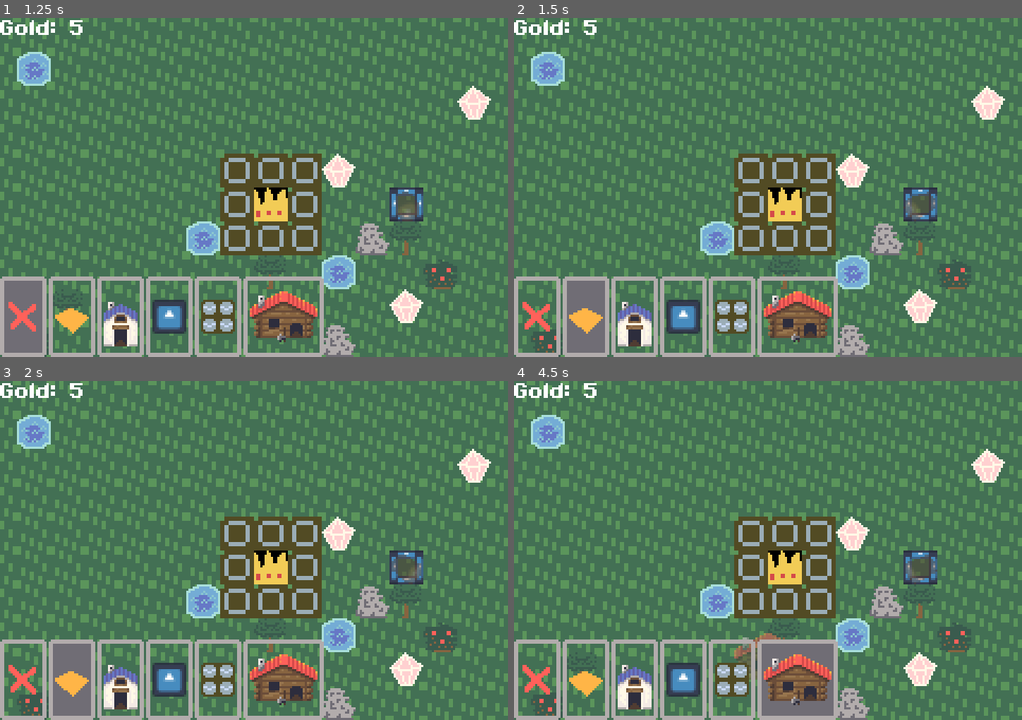
Above: before the commit, frames 1-4 (two rows, left to right).
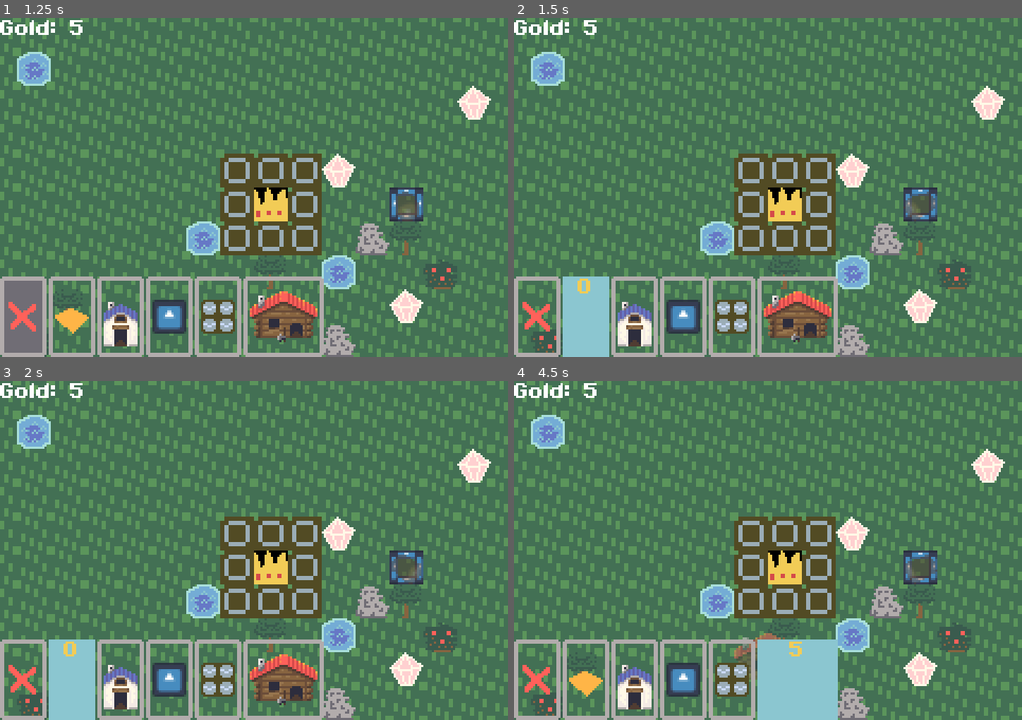
Above: after the commit, the same moments.

Repository: comfy-gamedev/ludum-dare-60
Game: Godot game, scene res://scenes/main/main.tscn
The game is run twice, just before and just after one commit, with the same random seed, the same clock (stepped at 60 frames per second) and the same inputs. The engine's default icon, where the game draws it, is replaced by a stand-in: a white triangle on a blue panel in a dark square.
Inputs (mouse positions are in pixels of both pictures, inside the frame that each line leads up to):
- Up to frame 1 (1.25 s): click (25, 316) at 0.52 s
- Up to frame 2 (1.5 s): click (585, 316) at 1.27 s
- Up to frame 3 (2 s): no input
- Up to frame 4 (4.5 s): click (635, 679) at 2.02 s; click (681, 679) at 2.77 s; click (732, 679) at 3.52 s; click (798, 679) at 4.27 s

Frame 1 is identical in both runs. In frame 2, 2.2% of the frame differs, in the area x 9-19%, y 76-100%; in frame 3, 2.2%; in frame 4, 3.8%, in the area x 47-64%, y 76-100%.

Commit message:
hotbar prices

Diff:
--- a/item_sprite.gd
+++ b/item_sprite.gd
@@ -6,7 +6,7 @@
 
 @onready var mesh: MeshInstance3D = $SubViewport/Mesh
 
-var item: Item: set = set_item
+@export var item: Item: set = set_item
 
 var _t: float = 0.0
 
--- /dev/null
+++ b/scenes/hotbar_prices.gd
@@ -0,0 +1,10 @@
+extends Panel
+@export
+var info: ConstructionInfo
+@onready var rich_text_label: RichTextLabel = $RichTextLabel
+
+@onready var item_sprite: ItemSprite = $ItemSprite
+
+func _ready() -> void:
+	rich_text_label.text = str(info.gold_cost)
+	item_sprite.item = info.item_req
--- /dev/null
+++ b/scenes/hotbar_prices.tscn
@@ -0,0 +1,40 @@
+[gd_scene format=3 uid="uid://dk2pp4jk3jriu"]
+
+[ext_resource type="PackedScene" uid="uid://b6ueuaycfmiyo" path="res://item_sprite.tscn" id="1_coevc"]
+[ext_resource type="Script" uid="uid://ddtph444do724" path="res://scenes/hotbar_prices.gd" id="1_ynrh8"]
+[ext_resource type="Resource" uid="uid://cniaep2ikgsjy" path="res://systems/constructions/factory.tres" id="2_hwvw8"]
+[ext_resource type="Resource" uid="uid://dnrw1g5j5q7b8" path="res://systems/crafting/items/water.tres" id="2_yb0ro"]
+
+[sub_resource type="StyleBoxFlat" id="StyleBoxFlat_ynrh8"]
+bg_color = Color(0.54509807, 0.7764706, 0.8156863, 1)
+
+[sub_resource type="ViewportTexture" id="ViewportTexture_yb0ro"]
+viewport_path = NodePath("SubViewport")
+
+[node name="Panel" type="Panel" unique_id=1395505682]
+anchors_preset = 15
+anchor_right = 1.0
+anchor_bottom = 1.0
+grow_horizontal = 2
+grow_vertical = 2
+mouse_filter = 2
+theme_override_styles/panel = SubResource("StyleBoxFlat_ynrh8")
+script = ExtResource("1_ynrh8")
+info = ExtResource("2_hwvw8")
+
+[node name="RichTextLabel" type="RichTextLabel" parent="." unique_id=1944351778]
+layout_mode = 1
+anchors_preset = 10
+anchor_right = 1.0
+offset_bottom = 9.0
+grow_horizontal = 2
+theme_override_colors/default_color = Color(0.9490196, 0.8, 0.3372549, 1)
+text = "X"
+fit_content = true
+horizontal_alignment = 1
+
+[node name="ItemSprite" parent="." unique_id=637216572 instance=ExtResource("1_coevc")]
+visible = true
+position = Vector2(3, 18)
+texture = SubResource("ViewportTexture_yb0ro")
+item = ExtResource("2_yb0ro")
--- a/scenes/main/hotbar.gd
+++ b/scenes/main/hotbar.gd
@@ -3,6 +3,7 @@
 signal selection_changed()
 
 const META_DATA = &"Hotbar__data"
+const HOTBAR_PRICES = preload("uid://dk2pp4jk3jriu")
 
 var selected: int = 0
 
@@ -24,6 +25,7 @@
 	btn.toggle_mode = true
 	btn.button_group = button_group
 	add_child(btn)
+	# btn.mouse_entered.connect()
 
 	if thing is Texture2D:
 		btn.icon = thing
@@ -32,6 +34,14 @@
 		btn.icon = thing.icon
 		btn.set_meta(META_DATA, thing)
 		thing.hotbar_index = btn.get_index()
+		var panel = HOTBAR_PRICES.instantiate()
+		panel.info = thing
+		btn.add_child(panel)
+		panel.visible = false
+		btn.mouse_entered.connect(func():
+			panel.visible = true)
+		btn.mouse_exited.connect(func():
+			panel.visible = false)
 
 	return btn.get_index()
 
--- /dev/null
+++ b/scenes/tutorials/tutor_1.gd
@@ -0,0 +1,38 @@
+extends Main
+
+const TUTORCONSTRUCTIONS = [
+	preload("uid://c0rrybc5bgfno"),
+]
+
+func _ready() -> void:
+	current = self
+
+	gold_label.text = "Gold: " + str(gold)
+
+	var ob = OBJECTIVE.instantiate()
+	@warning_ignore("integer_division")
+	ob.grid_pos = (WORLD_SIZE / 2) + Vector2i(4, 0)
+	entity_root.add_child(ob)
+
+	for y in WORLD_SIZE.y:
+		for x in WORLD_SIZE.x:
+			var p := Vector2i(x, y)
+			surface_tile_map_layer.set_cell(p, 1, Vector2i(0, 0))
+
+	var tree = TREE.instantiate()
+	tree.grid_pos = (WORLD_SIZE / 2) + Vector2i(0, -1)
+	entity_root.add_child(tree)
+
+	var loc = HOUSE.instantiate()
+	loc.grid_pos = (WORLD_SIZE / 2) + Vector2i(-5, -1)
+	entity_root.add_child(loc)
+
+	camera_2d.position = Vector2(WORLD_SIZE) * GridMetric.GRID_PX * 0.5
+	camera_2d.limit_left = 0
+	camera_2d.limit_top = 0
+	camera_2d.limit_right = int(WORLD_SIZE.x * GridMetric.GRID_PX.x)
+	camera_2d.limit_bottom = int(WORLD_SIZE.y * GridMetric.GRID_PX.y)
+
+	hotbar.add_hotbar_item(ERASE_ICON)
+	for c in TUTORCONSTRUCTIONS:
+		hotbar.add_hotbar_item(c)
--- /dev/null
+++ b/scenes/tutorials/tutor_1.tscn
@@ -0,0 +1,7 @@
+[gd_scene format=3 uid="uid://31y327m7etsm"]
+
+[ext_resource type="PackedScene" uid="uid://bj2io7eewnqlg" path="res://scenes/main/main.tscn" id="1_pugvm"]
+[ext_resource type="Script" uid="uid://bdtkj31sn887o" path="res://scenes/tutorials/tutor_1.gd" id="2_tph4l"]
+
+[node name="tutor1" unique_id=331988997 instance=ExtResource("1_pugvm")]
+script = ExtResource("2_tph4l")
--- /dev/null
+++ b/scenes/tutorials/tutor_2.gd
@@ -0,0 +1,38 @@
+extends Main
+
+const TUTORCONSTRUCTIONS = [
+	preload("uid://c0rrybc5bgfno"),
+]
+
+func _ready() -> void:
+	current = self
+
+	gold_label.text = "Gold: " + str(gold)
+
+	var ob = OBJECTIVE.instantiate()
+	@warning_ignore("integer_division")
+	ob.grid_pos = (WORLD_SIZE / 2) + Vector2i(4, 0)
+	entity_root.add_child(ob)
+
+	for y in WORLD_SIZE.y:
+		for x in WORLD_SIZE.x:
+			var p := Vector2i(x, y)
+			surface_tile_map_layer.set_cell(p, 1, Vector2i(0, 0))
+
+	var tree = TREE.instantiate()
+	tree.grid_pos = (WORLD_SIZE / 2) + Vector2i(0, -1)
+	entity_root.add_child(tree)
+
+	var loc = HOUSE.instantiate()
+	loc.grid_pos = (WORLD_SIZE / 2) + Vector2i(-5, -1)
+	entity_root.add_child(loc)
+
+	camera_2d.position = Vector2(WORLD_SIZE) * GridMetric.GRID_PX * 0.5
+	camera_2d.limit_left = 0
+	camera_2d.limit_top = 0
+	camera_2d.limit_right = int(WORLD_SIZE.x * GridMetric.GRID_PX.x)
+	camera_2d.limit_bottom = int(WORLD_SIZE.y * GridMetric.GRID_PX.y)
+
+	hotbar.add_hotbar_item(ERASE_ICON)
+	for c in TUTORCONSTRUCTIONS:
+		hotbar.add_hotbar_item(c)
--- /dev/null
+++ b/scenes/tutorials/tutor_2.tscn
@@ -0,0 +1,7 @@
+[gd_scene format=3 uid="uid://b8frecaavdx2d"]
+
+[ext_resource type="PackedScene" uid="uid://bj2io7eewnqlg" path="res://scenes/main/main.tscn" id="1_x3vcv"]
+[ext_resource type="Script" uid="uid://b1pbpwlii35me" path="res://scenes/tutorials/tutor_2.gd" id="2_x3vcv"]
+
+[node name="tutor2" unique_id=331988997 instance=ExtResource("1_x3vcv")]
+script = ExtResource("2_x3vcv")
Not shown, added: scenes/hotbar_prices.gd.uid
Not shown, added: scenes/tutorials/tutor_1.gd.uid
Not shown, added: scenes/tutorials/tutor_2.gd.uid
